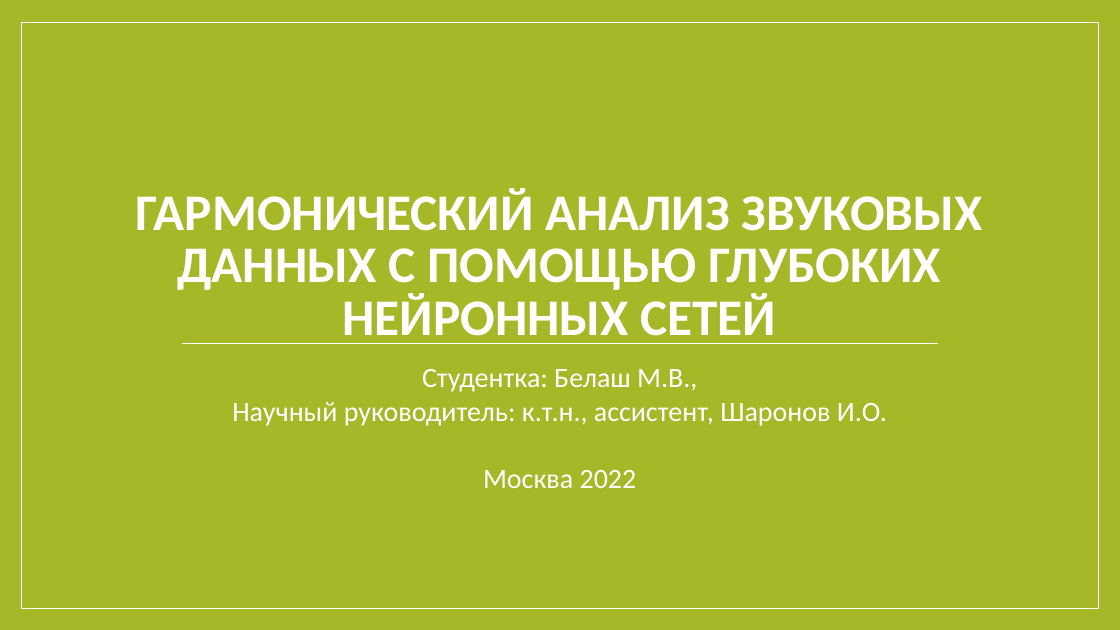
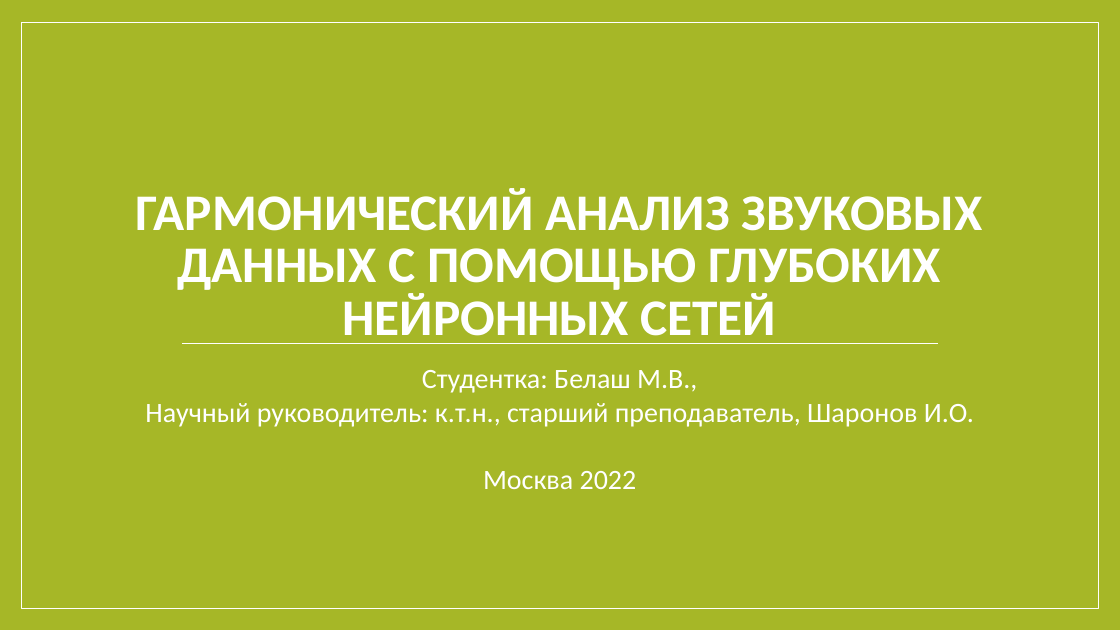
Before and after one commit to 13Fire13nyu/MasterDegree, a slide deck: slide 1 of presentation/presentation.pptx. Drawn at 1120x630 pixels with LibreOffice and Linux fonts; fonts in the diff are those of the drawing. Boxes give left, top, right and bottom in pixels: in the first picture for what was removed or moved away, otherwise in the second. Text is boxed around its words. In the diff, an @@ line names an element or a change of style, - is before the commit and + after.

```diff
--- a/presentation/presentation.pptx
+++ b/presentation/presentation.pptx
@@ subtitle "Студентка: Белаш М.В.,": place and size @@
-subtitle "Студентка: Белаш М.В.," at [232, 369, 887, 488]
+subtitle "Студентка: Белаш М.В.," at [145, 370, 974, 489]
@@ subtitle at [145, 403, 974, 427]: text changed @@
-Научный руководитель: к.т.н., ассистент, Шаронов И.О.
+Научный руководитель: к.т.н., старший преподаватель, Шаронов И.О.
```
Also in this commit, not shown: 9 other slides changed, 1 other file.
